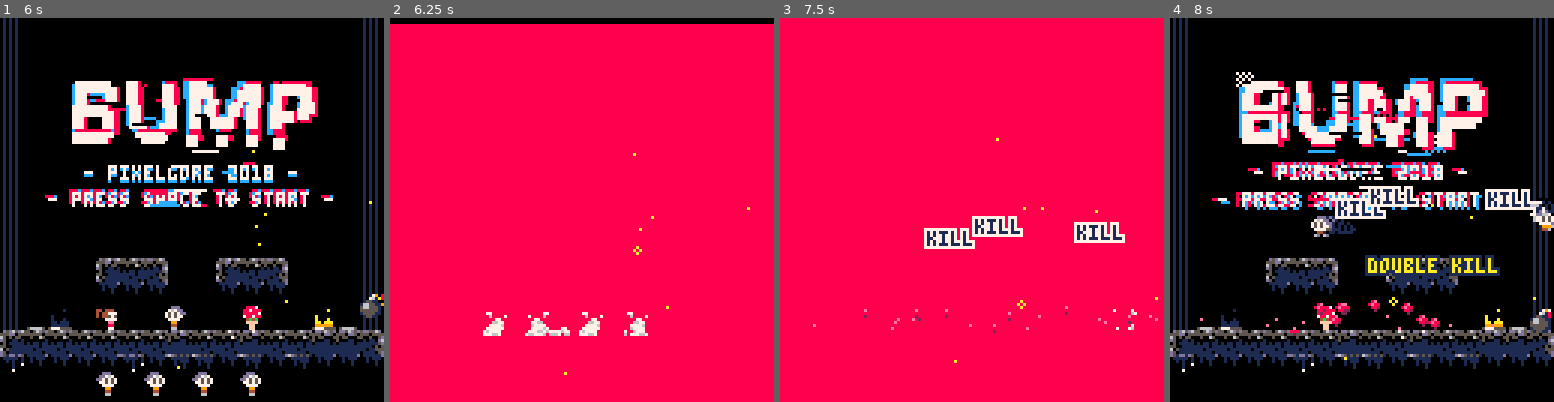
Above: before the commit, frames 1-4 (left to right).
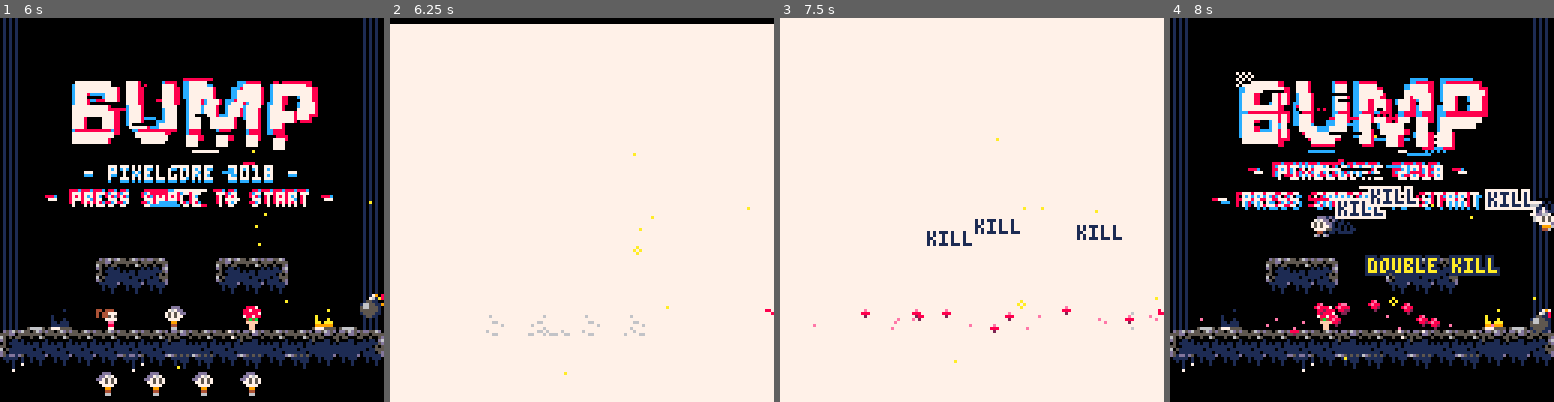
Above: after the commit, the same moments.

Repository: wesen/carts
Game: PICO-8 cartridge games/bump/bump.p8
The game is run twice, just before and just after one commit, with the same random seed, the same clock (stepped at 60 frames per second) and the same inputs.
Inputs:
- Up to frame 1 (6 s): tap X (X key) at 0.33, 1.07, 1.85, 2.97, 4.08, 5.2 s; tap O (Z key) at 0.7, 1.7, 2.1, 2.5, 2.9, 3.3, 3.7, 4.1, 4.5, 4.9, 5.3, 5.7 s; hold Right 1.6-2.1 s; hold Up 2.15-2.42 s; hold Right 2.47-3.03 s; hold Left 3.08-3.58 s; hold Down 3.63-3.97 s; hold Right 4.02-4.68 s; hold Up 4.73-5.03 s; hold Left 5.08-5.68 s; hold Down from 5.73 s (still down)
- Up to frame 2 (6.25 s): release Down at 6.03 s; hold Right from 6.08 s (still down); tap O (Z key) at 6.1 s
- Up to frame 3 (7.5 s): tap X (X key) at 6.32, 7.43 s; tap O (Z key) at 6.5, 6.9, 7.3 s; release Right at 6.58 s; hold Right 6.63-7.13 s; hold Up 7.18-7.45 s
- Up to frame 4 (8 s): hold Right from 7.5 s (still down); tap O (Z key) at 7.7 s

Frame 1 is identical in both runs. In frame 2, 97% of the frame differs, in the area x 0-100%, y 1-100%; in frame 3, 98%, in the area x 0-100%, y 0-100%; in frame 4, nothing differs.

Commit message:
Better screen flash

Diff:
--- a/games/bump/bump.p8
+++ b/games/bump/bump.p8
@@ -1281,7 +1281,7 @@
 
 function cls_player:draw()
  if self.is_bullet_time then
-  rectfill(0,0,128,128,8)
+  rectfill(0,0,128,128,7)
   return
  end
  if not self.is_teleporting then
@@ -1846,7 +1846,7 @@
 end
 
 function end_game()
- make_transition(function()
+ make_transition(nil,function()
   mode=mode_end
  end)
 end
--- a/games/bump/main.lua
+++ b/games/bump/main.lua
@@ -56,7 +56,7 @@
 end
 
 function end_game()
- make_transition(function()
+ make_transition(nil,function()
   mode=mode_end
  end)
 end
--- a/games/bump/player.lua
+++ b/games/bump/player.lua
@@ -387,7 +387,7 @@
 
 function cls_player:draw()
  if self.is_bullet_time then
-  rectfill(0,0,128,128,8)
+  rectfill(0,0,128,128,7)
   return
  end
  if not self.is_teleporting then
Not shown, changed: games/bump/TODO
